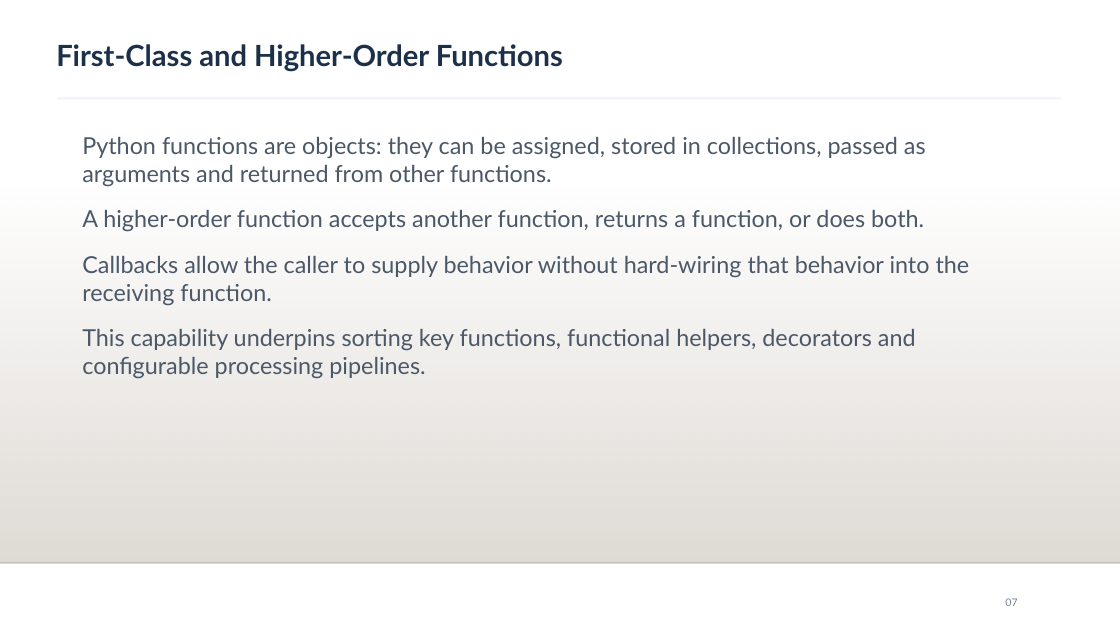
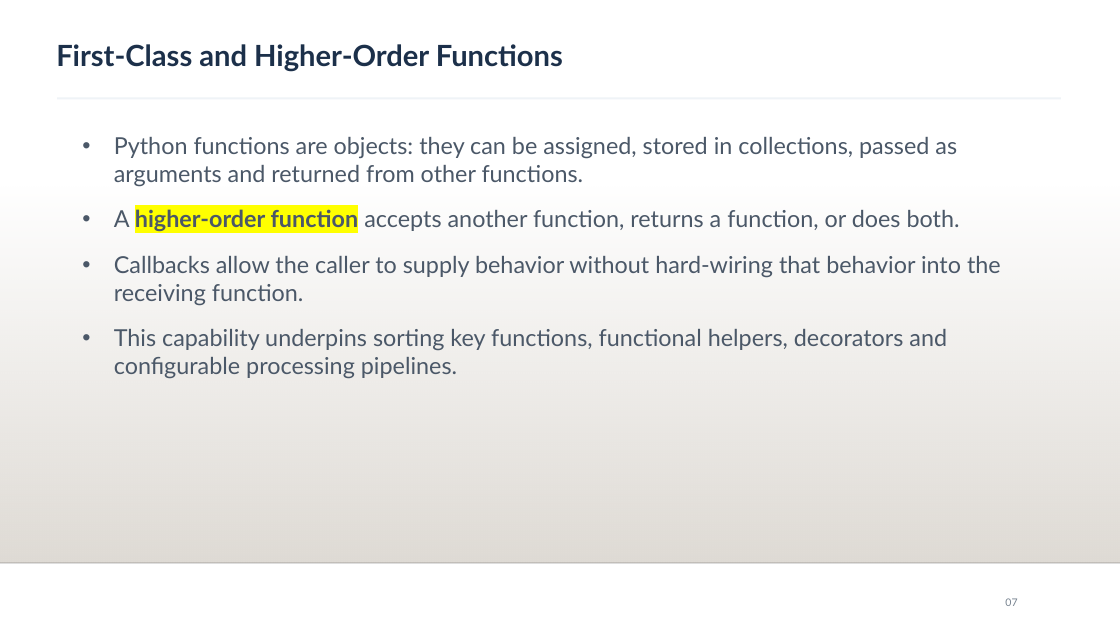
Before and after one commit to RakeshdotKR/CapGemini_AI, a slide deck: slide 7 of Docs/Day3_Functions_OOP_Polymorphism_Decorators.pptx. Drawn at 1120x630 pixels with LibreOffice and Linux fonts; fonts in the diff are those of the drawing; background and template pictures are left out. Boxes give left, top, right and bottom in pixels: in the first picture for what was removed or moved away, otherwise in the second. Text is boxed around its words. In the diff, an @@ line names an element or a change of style, - is before the commit and + after.

```diff
--- a/Docs/Day3_Functions_OOP_Polymorphism_Decorators.pptx
+++ b/Docs/Day3_Functions_OOP_Polymorphism_Decorators.pptx
@@ text "Python functions are objects: they ..." at [114,137,1001,379]: highlight none to #FFFF00, bold on in "higher-order function"; bullet none to • @@
```
Also in this commit, not shown: 4 other slides changed.
